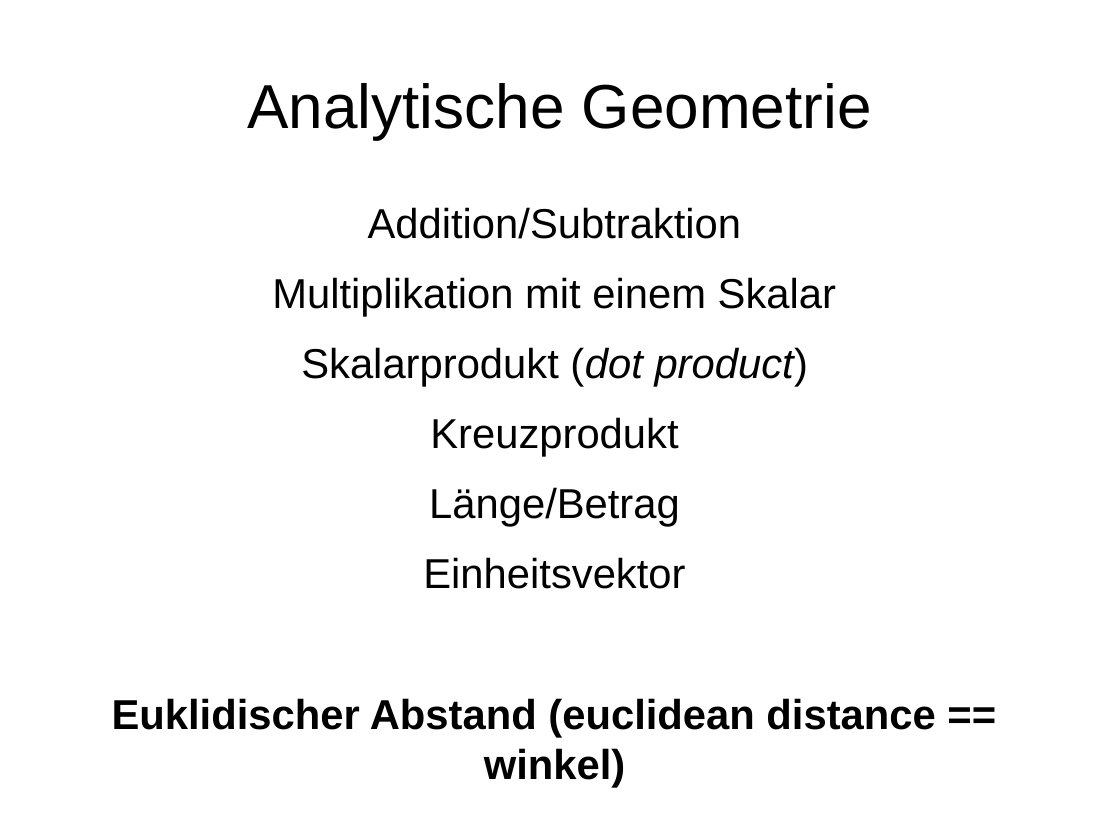
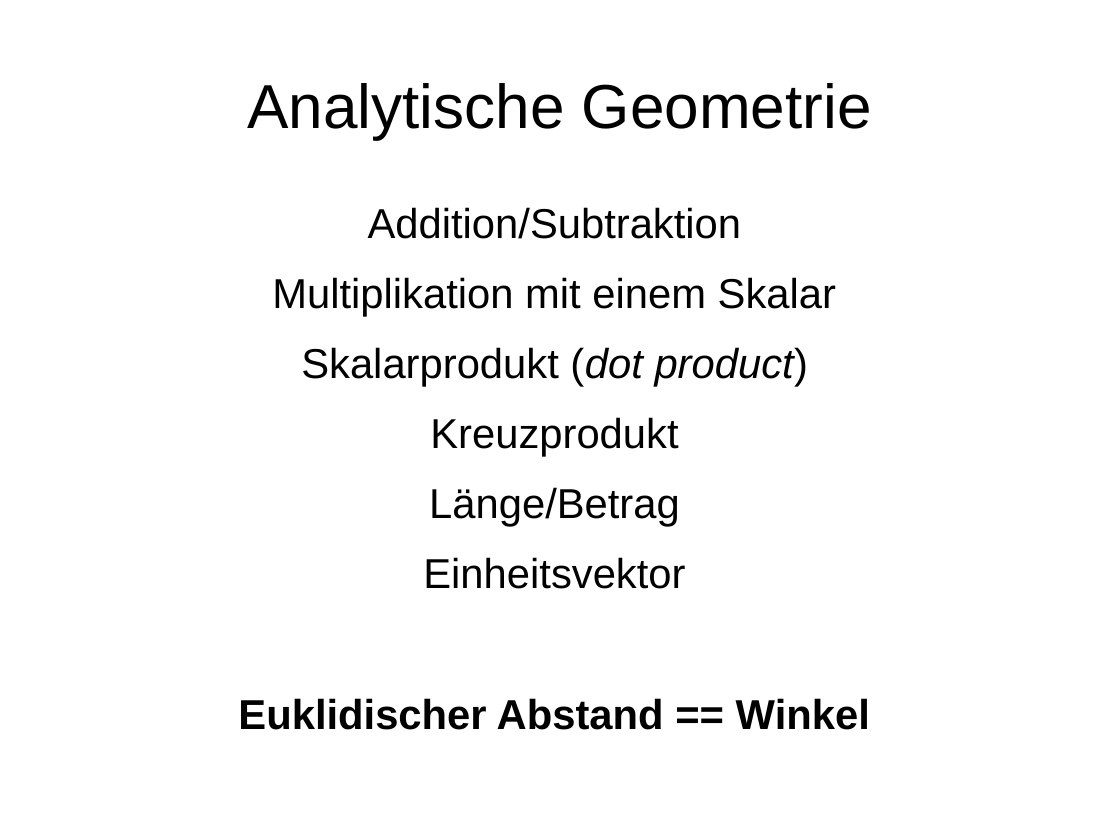
Before and after one commit to nitram509/preZENtations, a slide deck: slide 11 of vector-space-classification/sketch.odp. Drawn at 1120x840 pixels with LibreOffice and Linux fonts; fonts in the diff are those of the drawing. Boxes give left, top, right and bottom in pixels: in the first picture for what was removed or moved away, otherwise in the second. Text is boxed around its words. In the diff, an @@ line names an element or a change of style, - is before the commit and + after.

```diff
--- a/vector-space-classification/sketch.odp
+++ b/vector-space-classification/sketch.odp
@@ text at box(238, 698, 870, 730): text changed @@
-Euklidischer Abstand (euclidean distance == winkel)
+Euklidischer Abstand == Winkel
```
Also in this commit, not shown: 1 other slide changed, 4 other files.
